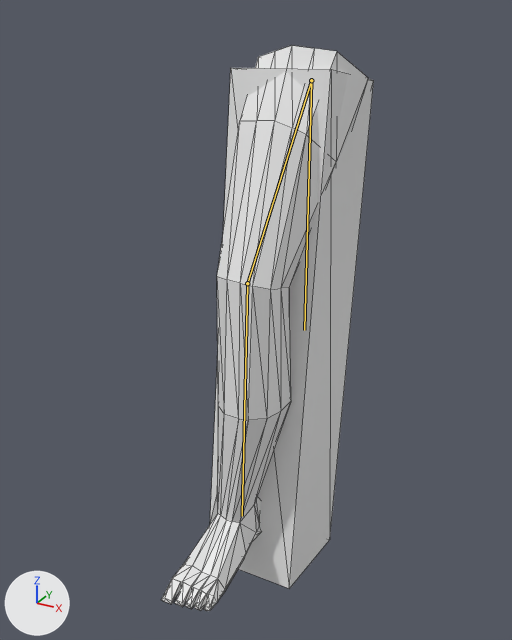
The glTF model assets/Models/Human/Human_Leg_Model.glb, before and after one commit.
Rendered twice from a 50 mm camera at (3.04, -5.45, -1.33) aimed at (0.65, -1.09, -3.51). Arrows for +X, +Y and +Z are at lower left; the lights stay in place. The older version comes first. Both versions are drawn at frame 6 of the action 'Walk'; the numbers are the values there. The bones that change, and the others that lie on the model, are drawn over the model as lines. Mesh edges are drawn as thin lines.

The first picture shows 'Bounds.Human.Leg.Left', 'Skin.Human.Leg.1.Left'.
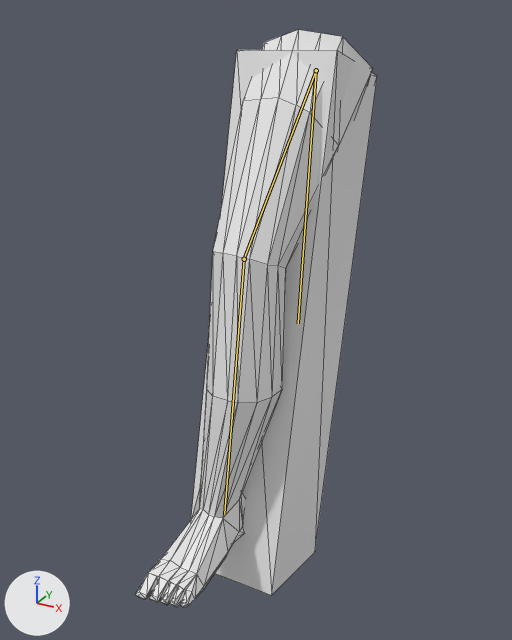
Changed parts and their boxes [x1, y1, x2, y2] in the pictures (512 x 640 px):
'Skin.Human.Leg.1.Left', posed (15% wider): before [161, 45, 368, 611]; after [135, 29, 373, 607]
'Bounds.Human.Leg.Left', posed (13% wider): before [210, 68, 374, 588]; after [191, 50, 377, 595]

What changed in the scene script:
```text
Change bone_rig_object:
    where bone_rig_object = bpy.data.objects['Part.Human.Leg.1.Left']  # the whole rig 'Part.Human.Leg.1.Left'
    bone_rig_object.location: (0.0, 0.03, -0.014) -> (0.0, 0.294, 0.012)
    bone_rig_object.rotation_quaternion: (0.997, -0.08, 0.0, 0.0) -> (0.991, -0.132, 0.0, 0.0)  # degrees (-9, 0, 0) -> degrees (-15, 0, 0)
```
